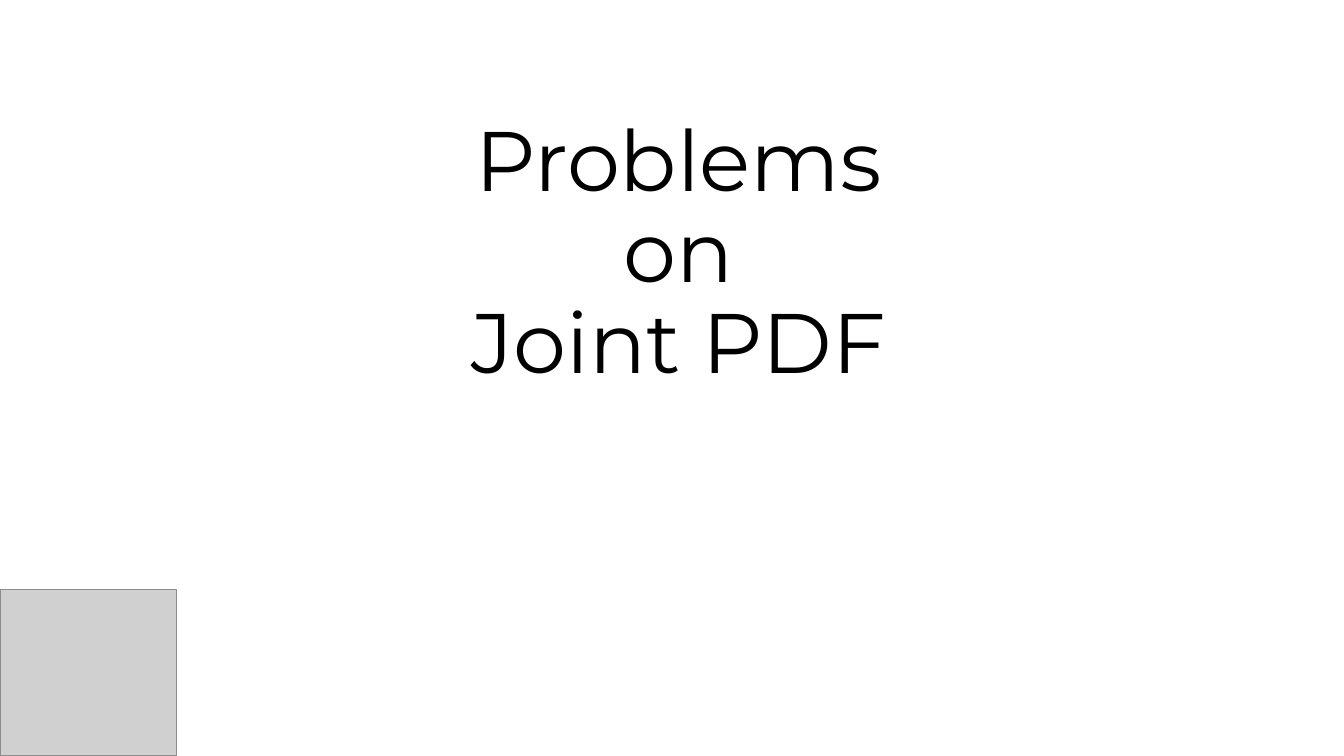
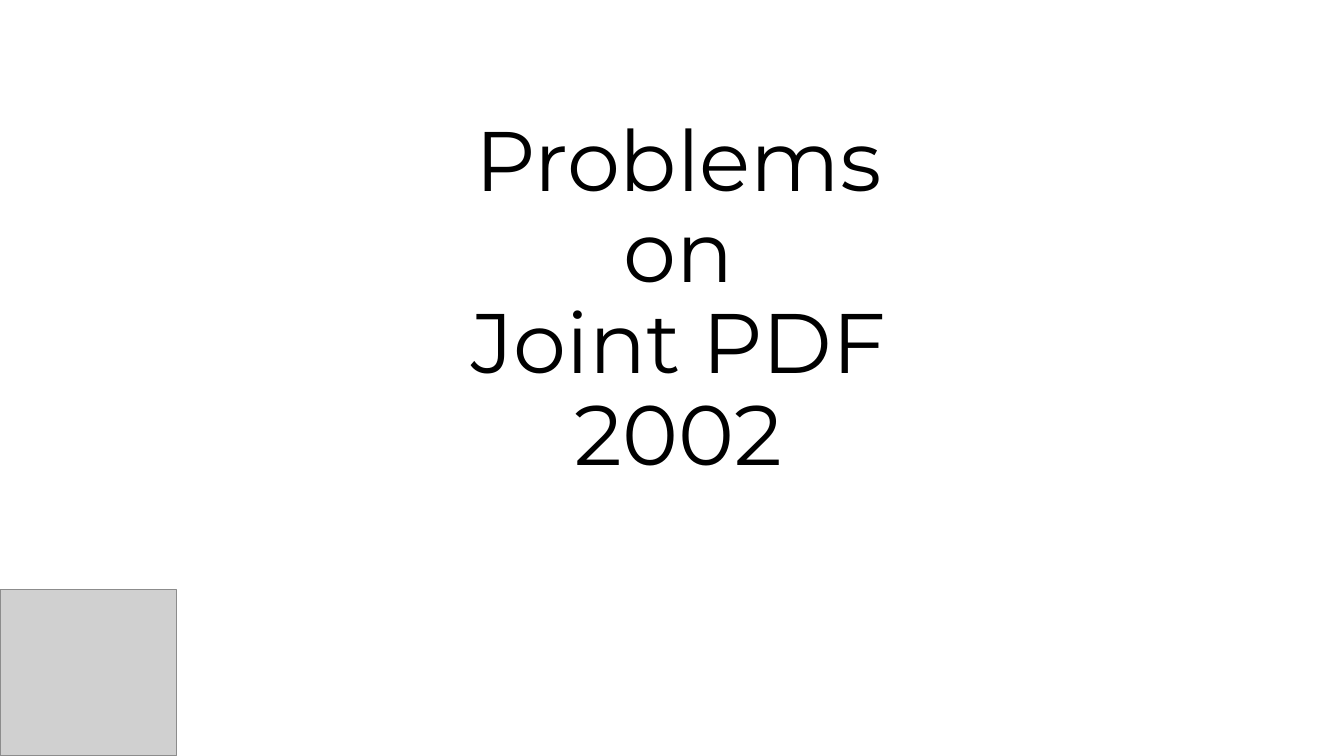
Before and after one commit to jinmang2/probability, a slide deck: slide 1 of 결합확률밀도함수 임용고시 2002.pptx. Drawn at 1344x756 pixels with LibreOffice and Linux fonts; fonts in the diff are those of the drawing; grey boxes stand for pictures. Boxes give left, top, right and bottom in pixels: in the first picture for what was removed or moved away, otherwise in the second. Text is boxed around its words. In the diff, an @@ line names an element or a change of style, - is before the commit and + after.

```diff
--- a/결합확률밀도함수 임용고시 2002.pptx
+++ b/결합확률밀도함수 임용고시 2002.pptx
@@ title at [472,128,886,466]: text changed @@
-Problems
-on
-Joint PDF
+Problems
+on
+Joint PDF
+2002
```
Also in this commit, not shown: 1 other slide changed.
